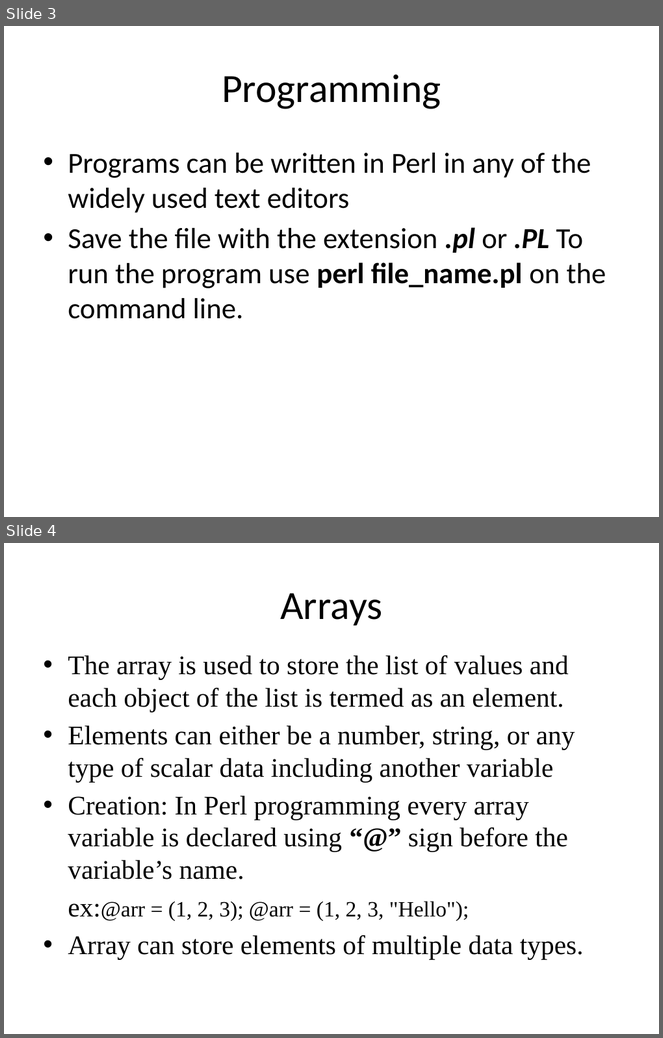
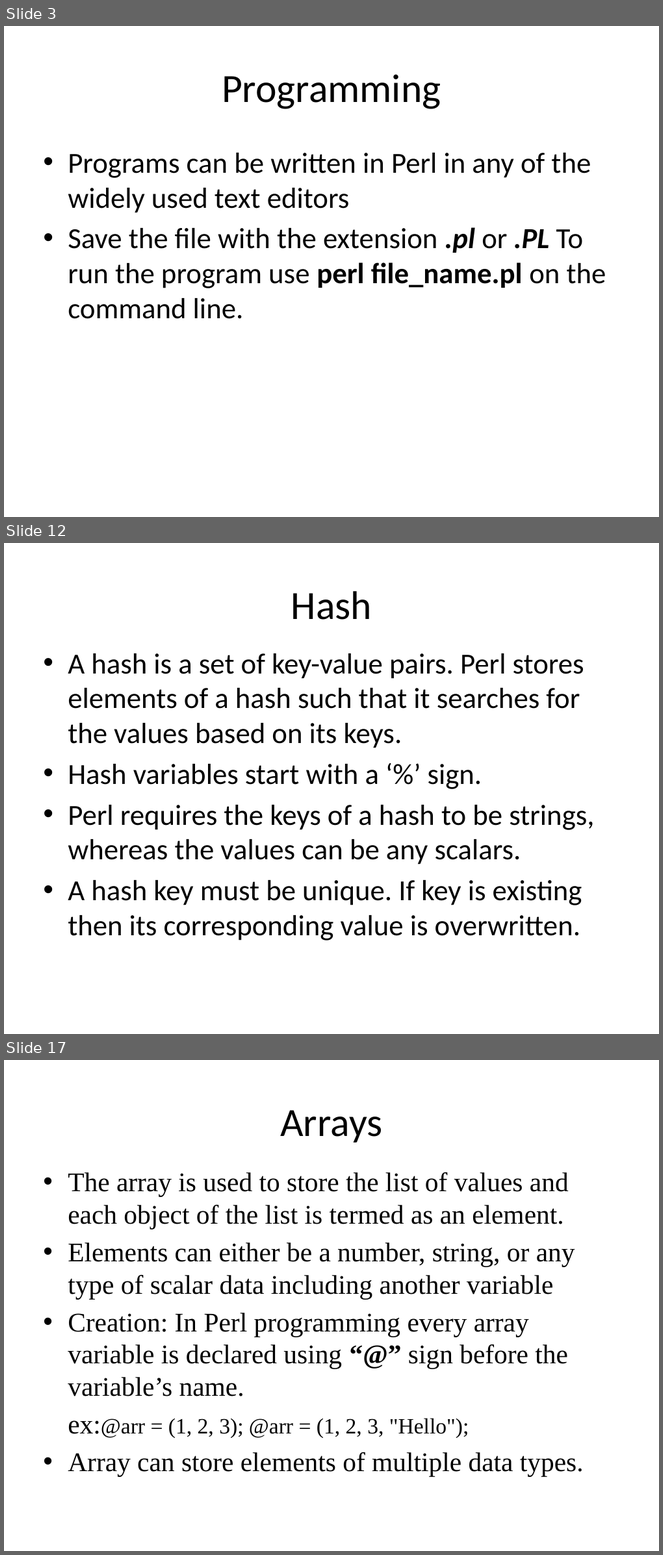
Before and after one commit to srivalli-project/BI_Team_Status, a slide deck: Santhoshi/PerlBasics.pptx. Shown one above the other, each under a label of ours: slides 3 and 4 before the commit, slides 3, 12 and 17 after it; the slides between them are not shown. The pictures are 663x1038 and 663x1555 pixels, drawn with LibreOffice and Linux fonts; fonts in the diff are those of the drawing. Boxes give left, top, right and bottom in pixels: in the first picture for what was removed or moved away, otherwise in the second. Text is boxed around its words. In the diff, an @@ line names an element or a change of style, - is before the commit and + after.

```diff
--- a/Santhoshi/PerlBasics.pptx
+++ b/Santhoshi/PerlBasics.pptx
@@ slide 12 added at bbox=[4, 543, 659, 1034], background #FFFFFF @@
@@ title added at bbox=[291, 591, 372, 620], 44 pt, text #000000 @@
+Hash
@@ text added at bbox=[68, 653, 594, 941], 32 pt, text #000000 @@
+• A hash is a set of key-value pairs. Perl stores elements of a hash such that it searches for the values based on its keys.
+• Hash variables start with a ‘%’ sign.
+• Perl requires the keys of a hash to be strings, whereas the values can be any scalars.
+• A hash key must be unique. If key is existing then its corresponding value is overwritten.
@@ what was slide 4 is now slide 17 @@
```
Also in this commit, not shown: 12 other slides added, 8 other files.
